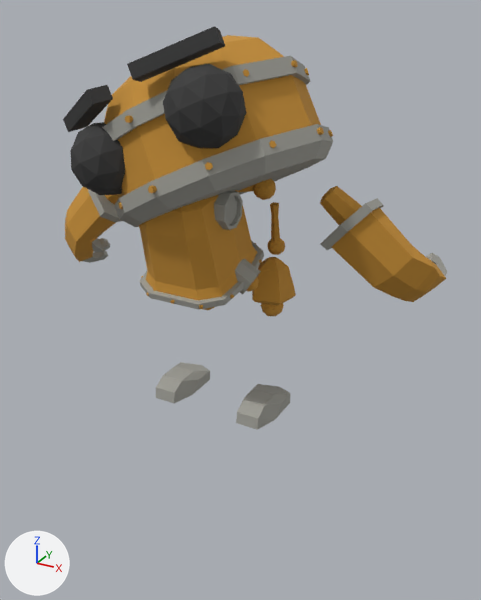
The glTF model public/studentrobot.glb: old version first, new version second.
Before and after are seen from a camera (50 mm lens) standing at (3.99, -6.96, 4.22) and looking at (0.26, -0.18, 0.83). The axes (+X, +Y, +Z) are drawn at lower left. The lights are the same throughout. Both versions are drawn at frame 27 of the action 'Dance'; the numbers are the values there. Vertices at the same position are counted once.

The first picture shows 'Arm.L', 'Foot.L', 'Foot.R', 'Hand.L', 'Hand.R', 'Head', 'Leg.L', 'LowerLeg.L', 'Torso'.
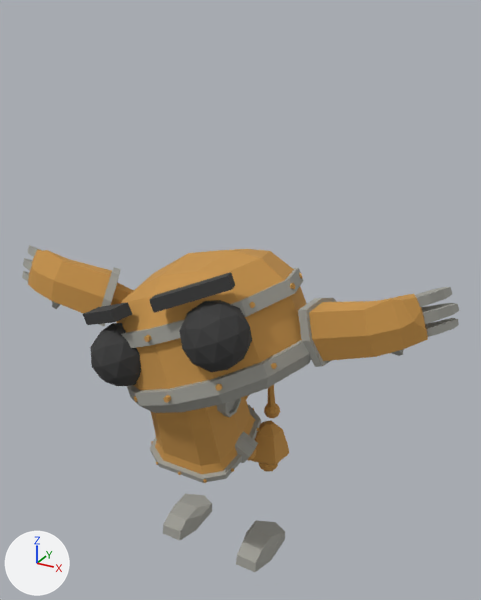
The change, as a list of edits to the scene's bpy script:
```text
Change me_hand_l:
    used by ob_hand_l; location = (0.0, 0.0, 0.0); rotation_euler = (-1.571, 0.0, 0.0), in degrees (-90, 0, 0); scale = (100.0, 100.0, 100.0)
    remove me_hand_l.from_pydata(...)  # 138 vertices, 272 faces; spans x 0.012..0.02635, y -0.02388..-0.01025, z -0.00305..0.00692
    add me_hand_l.from_pydata(...)  # 138 vertices, 272 faces; spans x 0.01014..0.02913, y -0.01478..-0.00374, z -0.00669..0.0002
    me_hand_l part 1: 138 of 138 vertices moved; they spanned x 0.012..0.02635, y -0.02388..-0.01025, z -0.00305..0.00692 and now span x 0.01014..0.02913, y -0.01478..-0.00374, z -0.00669..0.0002; mean shift (0.00116, 0.00623, -0.00541); largest move (0.01246, -0.02264, -0.00058) -> (0.01048, -0.00571, -0.00278)
Change me_hand_r:
    used by ob_hand_r; location = (0.0, 0.0, 0.0); rotation_euler = (-1.571, 0.0, 0.0), in degrees (-90, 0, 0); scale = (100.0, 100.0, 100.0)
    remove me_hand_r.from_pydata(...)  # 138 vertices, 272 faces; spans x -0.02641..-0.01255, y -0.02331..-0.00847, z -0.00647..0.00306
    add me_hand_r.from_pydata(...)  # 138 vertices, 272 faces; spans x -0.03007..-0.01057, y -0.01256..-0.00332, z -0.01086..-0.00312
    me_hand_r part 2: 138 of 138 vertices moved; they spanned x -0.02641..-0.01255, y -0.02331..-0.00847, z -0.00647..0.00306 and now span x -0.03007..-0.01057, y -0.01256..-0.00332, z -0.01086..-0.00312; mean shift (-0.00155, 0.00657, -0.00552); largest move (-0.01314, -0.02238, -0.00292) -> (-0.01073, -0.00529, -0.00507)
Change ob_foot_l:
    ob_foot_l.location: (0.62, -0.17, -0.24) -> (0.63, -0.19, -2.61)
Change ob_head:
    ob_head.location: (-0.05, -0.48, 3.04) -> (-0.03, -0.5, 0.67)
    ob_head.rotation_euler: (-1.641, -0.452, -0.0404) -> (-1.641, -0.408, 0.00565)  # degrees (-94, -26, -2.3) -> degrees (-94, -23, 0.3)
Change ob_arm_l:
    ob_arm_l.location: (-0.57, -0.82, 2.17) -> (0.14, -0.56, -1.15)
    ob_arm_l.rotation_euler: (-1.355, -0.0785, 0.489) -> (-1.937, -1.054, 0.499)  # degrees (-78, -4.5, 28) -> degrees (-111, -60, 29)
Change ob_lowerleg_l:
    ob_lowerleg_l.location: (0.68, -0.26, 1.01) -> (0.69, -0.29, -1.36)
Change ob_leg_l:
    ob_leg_l.location: (0.62, 0.05, 1.82) -> (0.62, 0.03, -0.55)
Change ob_torso:
    ob_torso.location: (0.0, -0.84, 2.03) -> (0.0, -0.86, -0.34)
Change ob_foot_r:
    ob_foot_r.location: (-0.64, -0.17, -0.24) -> (-0.64, -0.19, -2.61)
```

What differs and where, as boxes (x1, y1, x2, y2) in the pictures (481 x 600 px):
'Head', moved, turned: before (63, 26, 333, 227); after (83, 249, 311, 413)
'Torso', moved: before (139, 190, 264, 310); after (150, 396, 261, 483)
'Hand.L', reshaped (27% wider, 31% shorter): before (320, 186, 447, 302); after (298, 287, 459, 367)
'Hand.R', reshaped: before (65, 187, 122, 263); after (22, 245, 134, 326)
'Foot.L', moved: before (236, 384, 290, 430); after (236, 520, 285, 572)
'LowerLeg.L', moved: before (252, 257, 296, 316); after (251, 420, 289, 471)
'Foot.R', moved: before (156, 362, 210, 404); after (163, 494, 212, 540)
'Leg.L', moved: before (268, 202, 285, 255); after (264, 385, 280, 418)
'Arm.L', moved, turned (not visible afterwards): before (238, 179, 276, 200)
